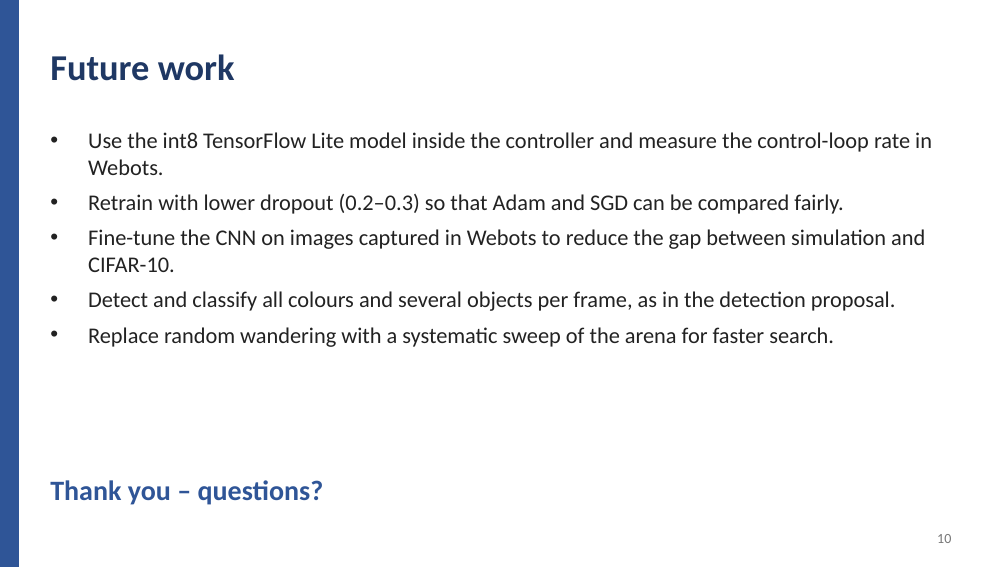
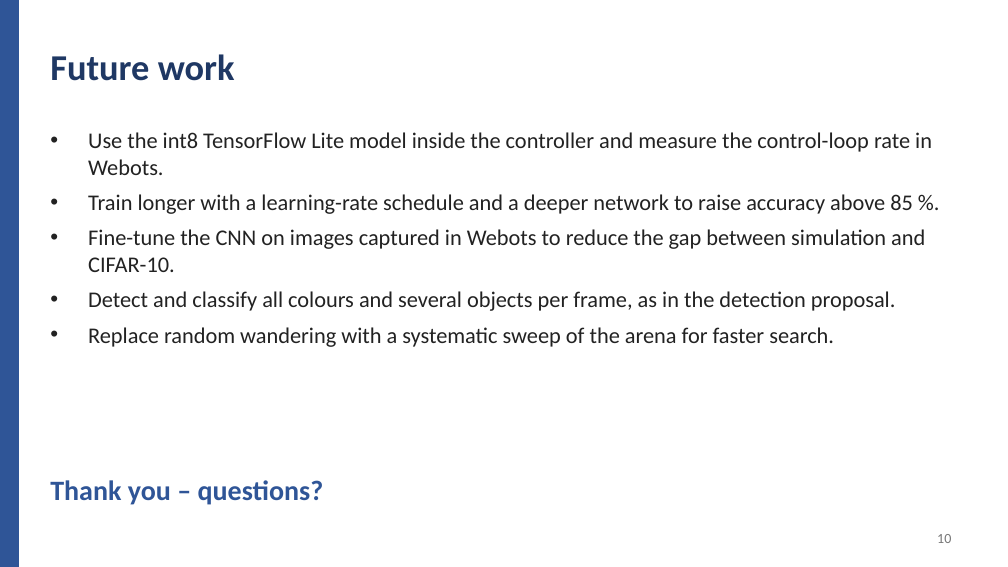
Before and after one commit to sinegan-ux/epuck-cnn-part2, a slide deck: slide 10 of presentation/Project_Part2_Presentation.pptx. Drawn at 1008x567 pixels with LibreOffice and Linux fonts; fonts in the diff are those of the drawing. Boxes give left, top, right and bottom in pixels: in the first picture for what was removed or moved away, otherwise in the second. Text is boxed around its words. In the diff, an @@ line names an element or a change of style, - is before the commit and + after.

```diff
--- a/presentation/Project_Part2_Presentation.pptx
+++ b/presentation/Project_Part2_Presentation.pptx
@@ text at bbox=[88, 194, 913, 214]: text changed @@
-• Retrain with lower dropout (0.2–0.3) so that Adam and SGD can be compared fairly.
+• Train longer with a learning-rate schedule and a deeper network to raise accuracy above 85 %.
```
Also in this commit, not shown: 6 other slides changed, 4 other files.
